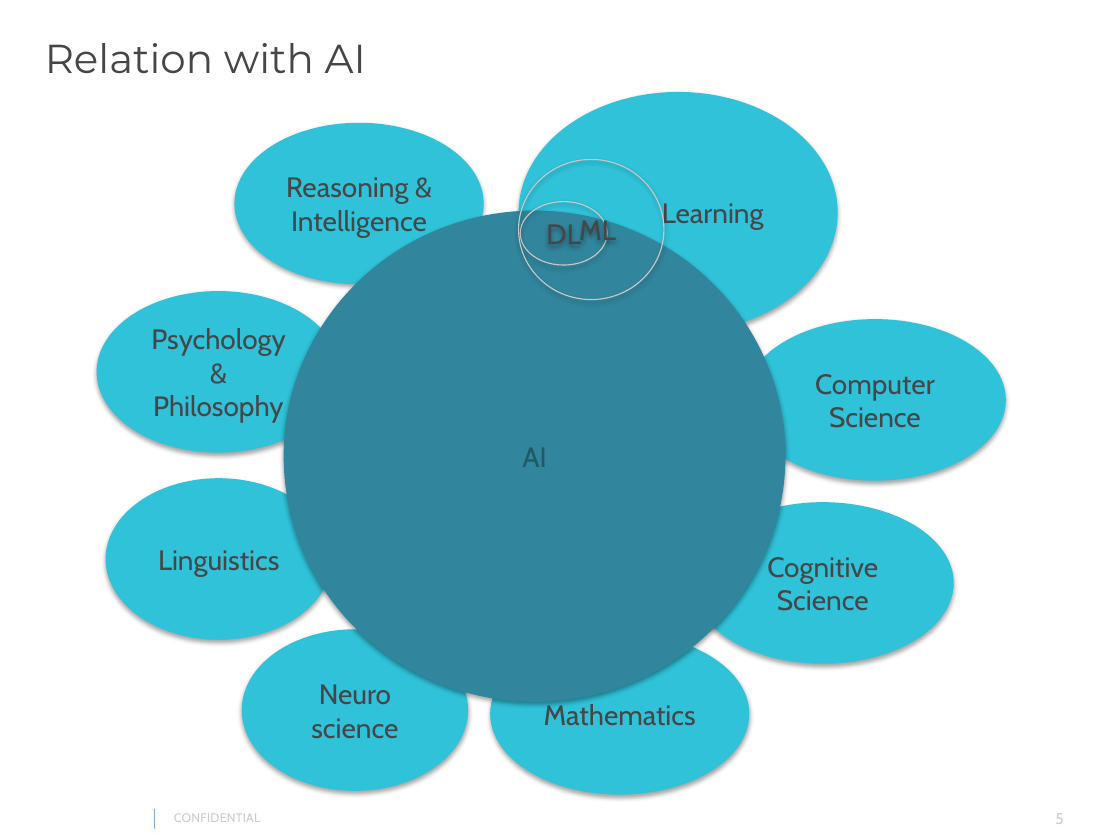
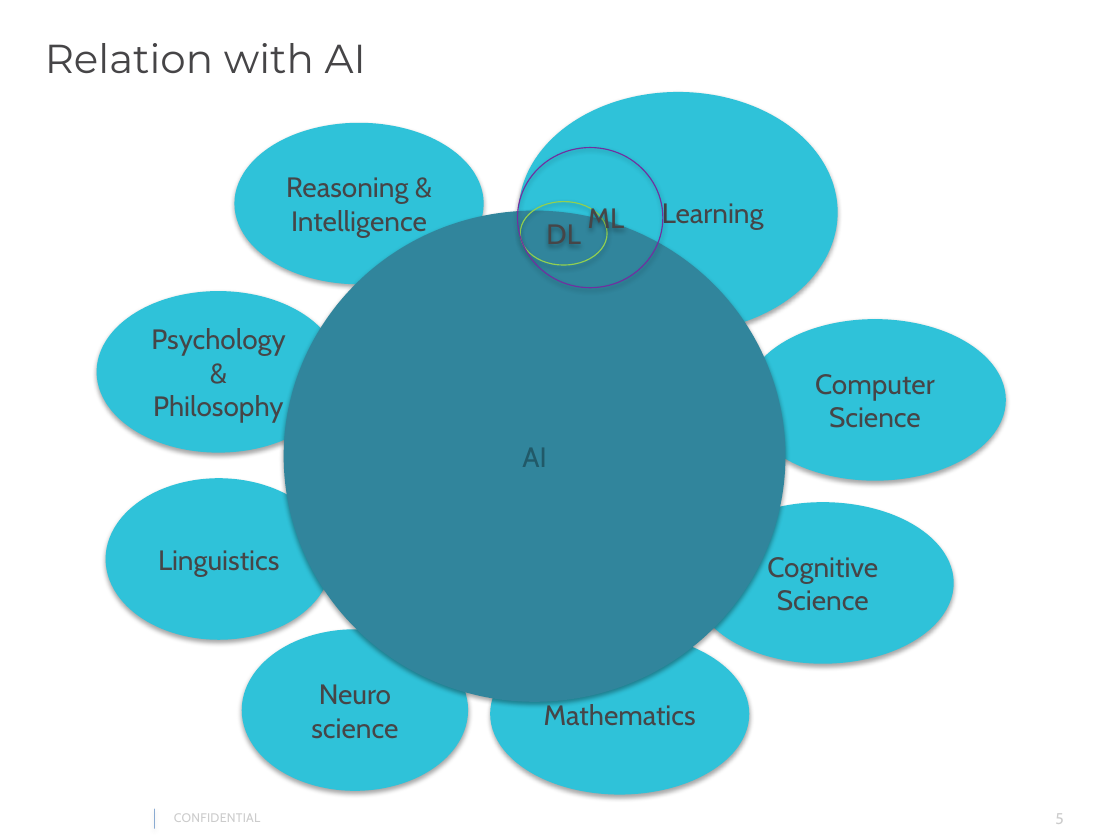
Before and after one commit to gautam0707/TechTalk1_Epam, a slide deck: slide 5 of TechTalk1.pptx. Drawn at 1120x840 pixels with LibreOffice and Linux fonts; fonts in the diff are those of the drawing; background and template pictures are left out. Boxes give left, top, right and bottom in pixels: in the first picture for what was removed or moved away, otherwise in the second. Text is boxed around its words. In the diff, an @@ line names an element or a change of style, - is before the commit and + after.

```diff
--- a/TechTalk1.pptx
+++ b/TechTalk1.pptx
@@ ellipse "ML": place and size @@
-ellipse "ML" at (519, 159, 664, 299)
+ellipse "ML" at (517, 148, 663, 288)
@@ ellipse "ML" at (517, 148, 663, 288): outline #C7C7C7 0.75 pt to #7030A0 0.75 pt @@
@@ ellipse "DL" at (521, 202, 608, 265): outline #C7C7C7 0.75 pt to #92D050 0.75 pt @@
```
Also in this commit, not shown: 7 other slides changed.
